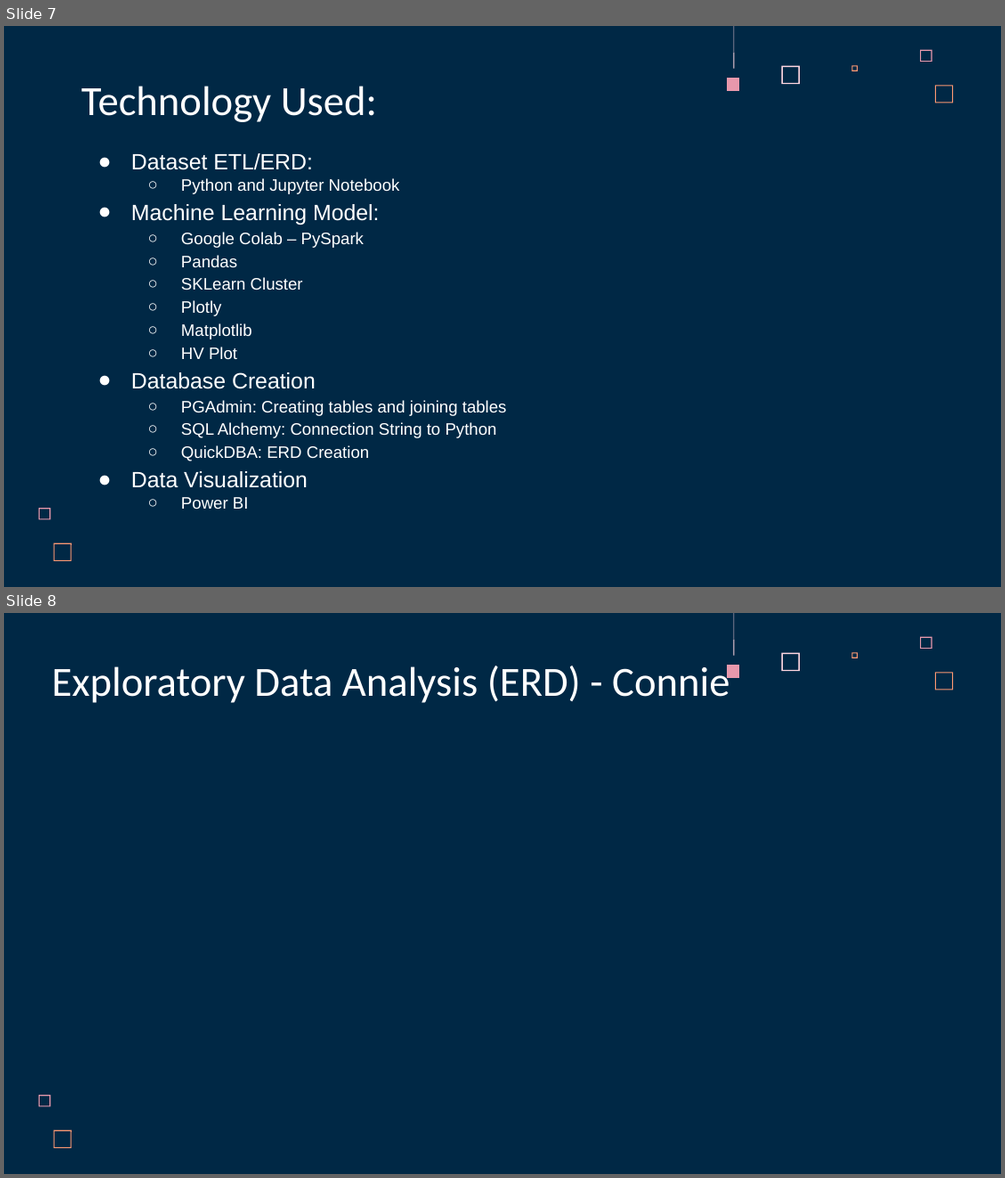
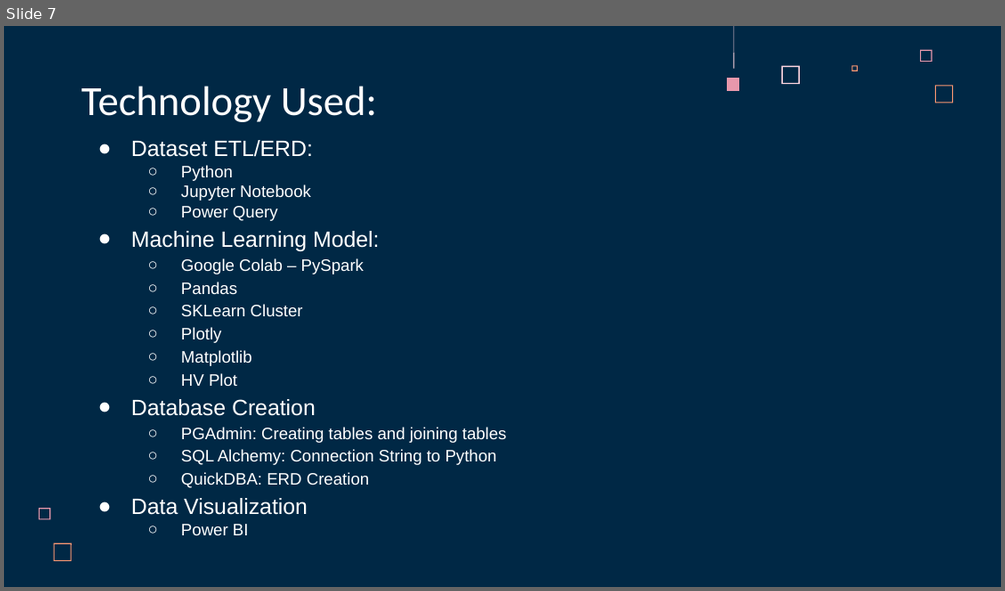
Before and after one commit to acegal1/Group1_Final_Project, a slide deck: _Group 1 Final Project Presentation - UFO Sightings in Arizona.pptx. Shown one above the other, each under a label of ours: slides 7 and 8 before the commit, slide 7 after it. The pictures are 1005x1178 and 1005x591 pixels, drawn with LibreOffice and Linux fonts; fonts in the diff are those of the drawing. Boxes give left, top, right and bottom in pixels: in the first picture for what was removed or moved away, otherwise in the second. Text is boxed around its words. In the diff, an @@ line names an element or a change of style, - is before the commit and + after.

```diff
--- a/_Group 1 Final Project Presentation - UFO Sightings in Arizona.pptx
+++ b/_Group 1 Final Project Presentation - UFO Sightings in Arizona.pptx
@@ slide 8 removed at (4, 613, 1001, 1174), background #002845; not listed: 8 template elements that a slide beside it also shows @@
@@ title removed at (52, 665, 729, 703) @@
-Exploratory Data Analysis (ERD) - Connie
@@ slide 7 changed as well @@
@@ text "Dataset ETL/ERD:": place and size @@
-text "Dataset ETL/ERD:" at (131, 153, 507, 509)
+text "Dataset ETL/ERD:" at (131, 140, 507, 536)
@@ text at (181, 165, 311, 221): text changed @@
-  ○ Python and Jupyter Notebook
+  ○ Python
+  ○ Jupyter Notebook
+  ○ Power Query
```
Also in this commit, not shown: 7 other slides changed, 7 slides added, 4 other slides removed.
